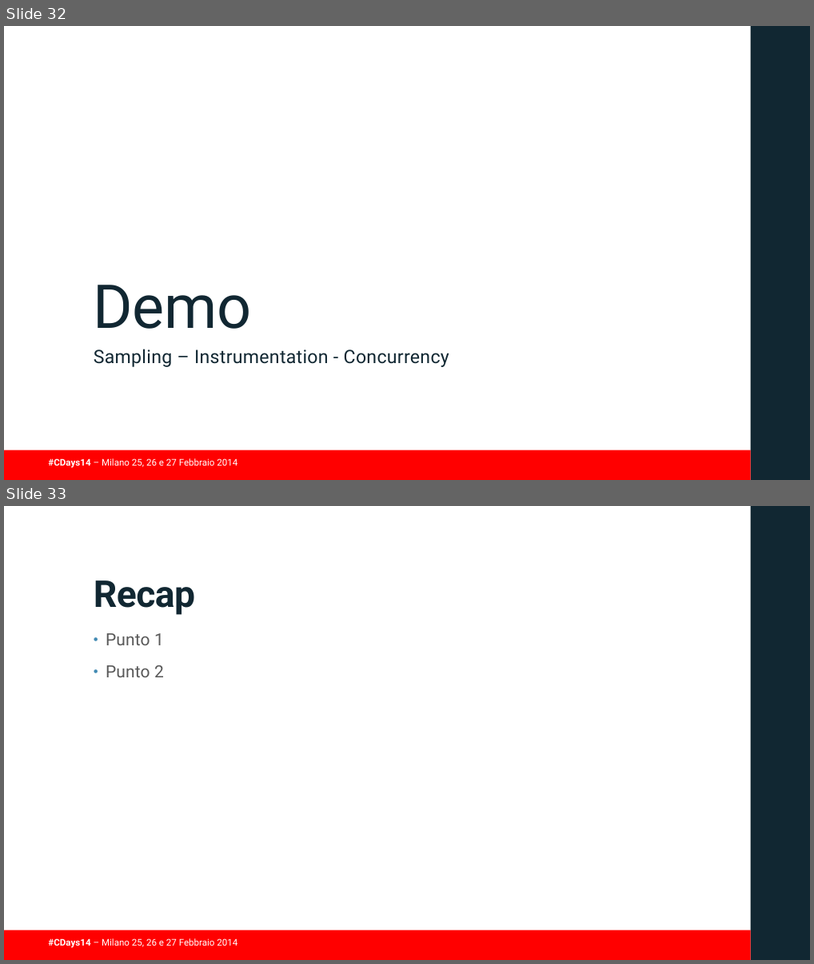
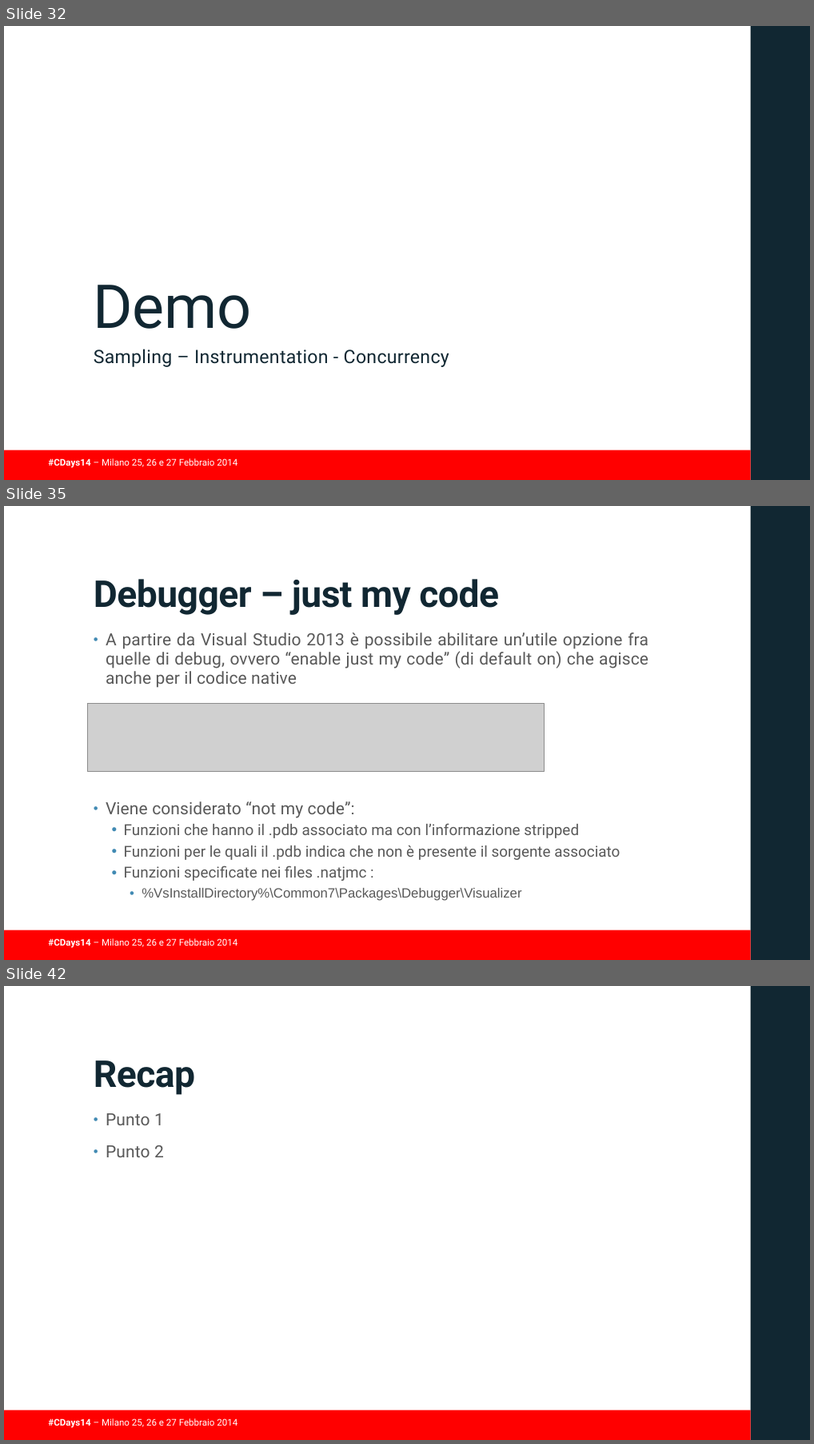
Before and after one commit to guidop/CDays14, a slide deck: presentazioneCDAYS2014.pptx. Shown one above the other, each under a label of ours: slides 32 and 33 before the commit, slides 32, 35 and 42 after it; the slides between them are not shown. The pictures are 814x964 and 814x1444 pixels, drawn with LibreOffice and Linux fonts; fonts in the diff are those of the drawing; grey boxes stand for pictures; background and template pictures are left out. Boxes give left, top, right and bottom in pixels: in the first picture for what was removed or moved away, otherwise in the second. Text is boxed around its words. In the diff, an @@ line names an element or a change of style, - is before the commit and + after.

Commit message:
alcune slide sul debugger

```diff
--- a/presentazioneCDAYS2014.pptx
+++ b/presentazioneCDAYS2014.pptx
@@ slide 35 added at (x1=4, y1=506, x2=810, y2=960), background #FFFFFF; not listed: 3 template elements that a slide beside it also shows @@
@@ title added at (x1=94, y1=579, x2=499, y2=615), 44 pt, text #112732, bold @@
+Debugger – just my code
@@ text added at (x1=106, y1=632, x2=649, y2=900), 20 pt, text #595959 @@
+• A partire da Visual Studio 2013 è possibile abilitare un’utile opzione fra quelle di debug, ovvero “enable just my code” (di default on) che agisce anche per il codice native
+• Viene considerato “not my code”:
+  • Funzioni che hanno il .pdb associato ma con l’informazione stripped
+  • Funzioni per le quali il .pdb indica che non è presente il sorgente associato
+  • Funzioni specificate nei files .natjmc :
+    • %VsInstallDirectory%\Common7\Packages\Debugger\Visualizer
@@ picture added at (x1=87, y1=704, x2=544, y2=771) @@
@@ what was slide 33 is now slide 42 @@
```
Also in this commit, not shown: 2 slides changed, 8 other slides added.
